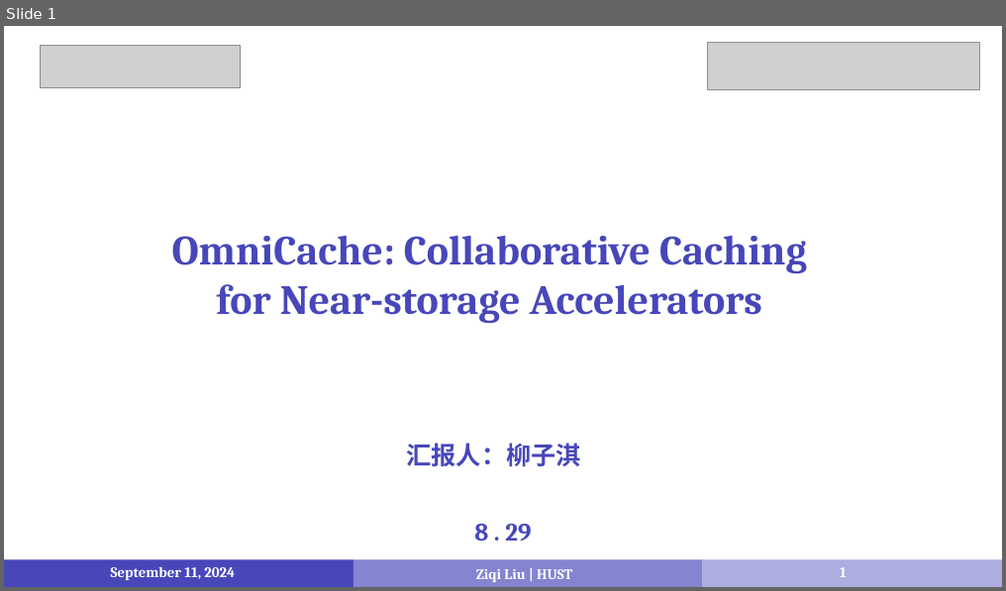
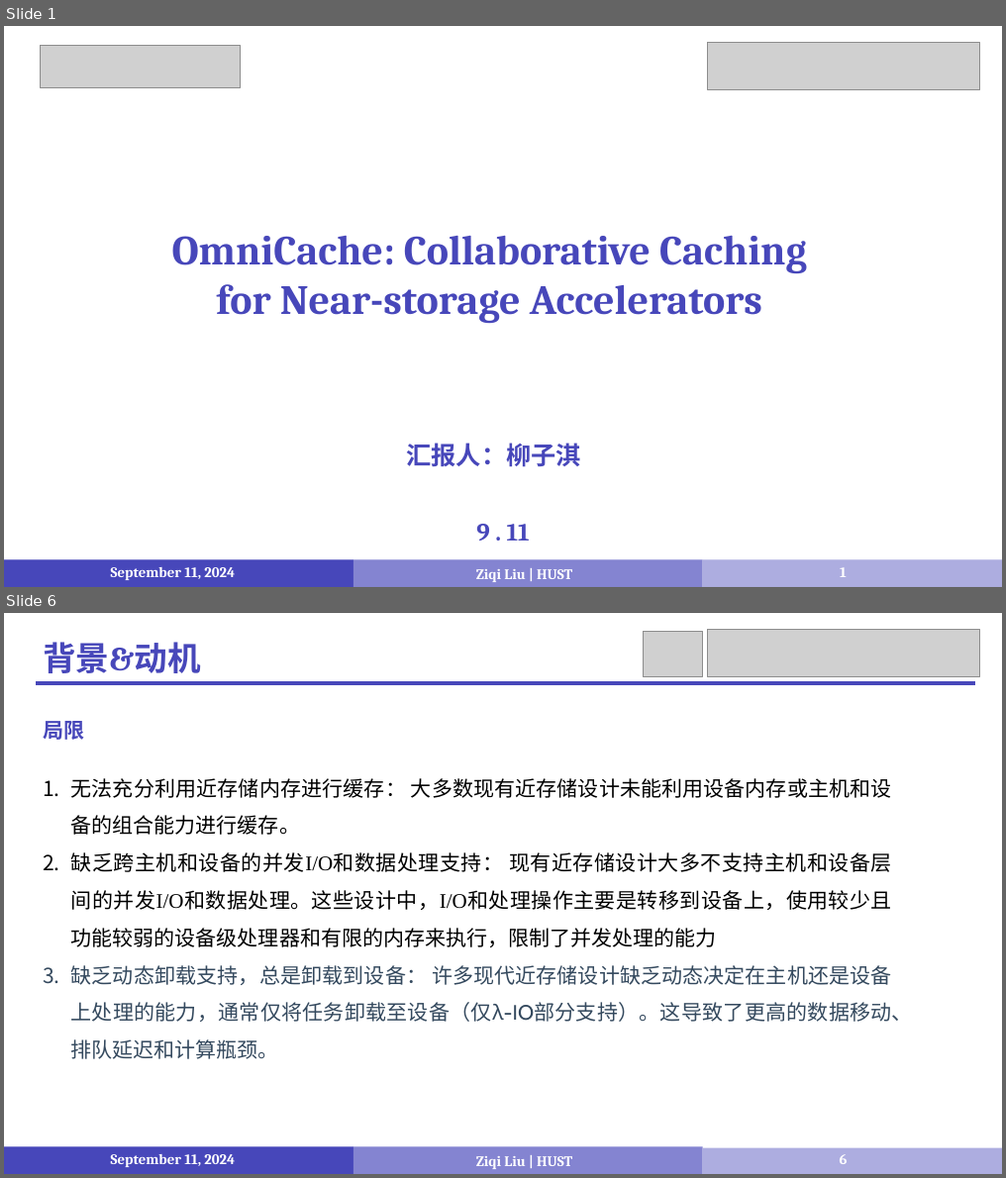
Before and after one commit to LiuziqiOvO/md, a slide deck: 4_Paper/报告/12_OmniCache.pptx. Shown one above the other, each under a label of ours: slide 1 before the commit, slides 1 and 6 after it; the slides between them are not shown. The pictures are 1006x591 and 1006x1178 pixels, drawn with LibreOffice and Linux fonts; fonts in the diff are those of the drawing; grey boxes stand for pictures. Boxes give left, top, right and bottom in pixels: in the first picture for what was removed or moved away, otherwise in the second. Text is boxed around its words. In the diff, an @@ line names an element or a change of style, - is before the commit and + after.

```diff
--- a/4_Paper/报告/12_OmniCache.pptx
+++ b/4_Paper/报告/12_OmniCache.pptx
@@ slide 6 added at (4,613,1002,1174), background #FFFFFF @@
@@ rectangle added at (4,617,19,647), fill #FFFFFF @@
@@ rectangle added at (4,613,19,628), fill #FFFFFF @@
@@ text added at (43,642,200,673), 32 pt, text #4747BA, bold @@
+背景&动机
@@ picture added at (643,631,703,676) @@
@@ picture added at (708,630,979,676) @@
@@ line added from (36, 683) to (976, 683), #4747BA 3 pt @@
@@ text added at (43,721,84,740), 20 pt, text #4747BA, bold @@
+局限
@@ text added at (71,778,912,1059), 20 pt, text #000000 @@
+1. 无法充分利用近存储内存进行缓存： 大多数现有近存储设计未能利用设备内存或主机和设备的组合能力进行缓存。
+2. 缺乏跨主机和设备的并发I/O和数据处理支持： 现有近存储设计大多不支持主机和设备层间的并发I/O和数据处理。这些设计中，I/O和处理操作主要是转移到设备上，使用较少且功能较弱的设备级处理器和有限的内存来执行，限制了并发处理的能力
+3. 缺乏动态卸载支持，总是卸载到设备： 许多现代近存储设计缺乏动态决定在主机还是设备上处理的能力，通常仅将任务卸载至设备（仅λ-IO部分支持）。这导致了更高的数据移动、排队延迟和计算瓶颈。
@@ rectangle added at (4,1147,353,1174), fill #4747BA @@
@@ rectangle added at (353,1147,703,1174), fill #8484D1 @@
@@ text added at (111,1155,235,1167), 14 pt, text #FFFFFF, bold @@
+September 11, 2024
@@ text added at (476,1157,572,1169), 14 pt, text #FFFFFF, bold @@
+Ziqi Liu | HUST
@@ rectangle added at (703,1149,1002,1174), fill #ADADE0 @@
@@ page number added at (840,1155,847,1164), 14 pt, text #FFFFFF, bold @@
+6
@@ slide 1 changed as well @@
@@ text at (476,524,530,541): text changed @@
-8 . 29
+9 . 11
```
Also in this commit, not shown: 7 other slides changed, 14 other slides added, 6 slides removed, 5 other files.
